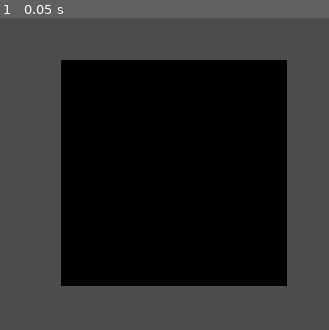
Above: before the commit, frame 1.
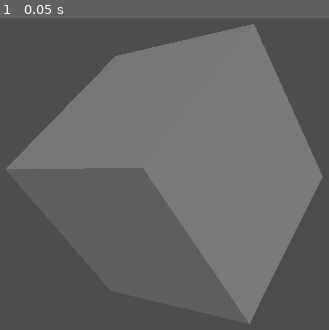
Above: after the commit, the same moment.

Repository: EnricoLabarile/Sail
Game: Godot game, scene res://Overworld.tscn
Same seed, same stepped clock (60 frames per second), same inputs: the game is played once before the commit and once after it.
Inputs:
- Up to frame 1 (0.05 s): no input

The runs differ from the first frame. In frame 1, 58% of the frame differs, in the area x 1-99%, y 1-99%.

Commit message:
added light

Diff:
--- a/Overworld.tscn
+++ b/Overworld.tscn
@@ -5,7 +5,11 @@
 [node name="Node3D" type="Node3D" unique_id=1254907948]
 
 [node name="MeshInstance3D" type="MeshInstance3D" parent="." unique_id=205557729]
+transform = Transform3D(0.73173654, -0.494587, 0.4689833, 0.6815876, 0.5309771, -0.50348955, 0, 0.6880749, 0.7256397, 0, 0, 0)
 mesh = SubResource("BoxMesh_8ksrx")
 
 [node name="Camera3D" type="Camera3D" parent="." unique_id=933363992]
 transform = Transform3D(1, 0, 0, 0, -4.371139e-08, 1, 0, -1, -4.371139e-08, 0, 2.7965164, 0)
+
+[node name="DirectionalLight3D" type="DirectionalLight3D" parent="." unique_id=1368980780]
+transform = Transform3D(1, 0, 0, 0, -0.19662558, 0.98047864, 0, -0.98047864, -0.19662558, -1.0107801, 3.2389839, -1.0212293)
